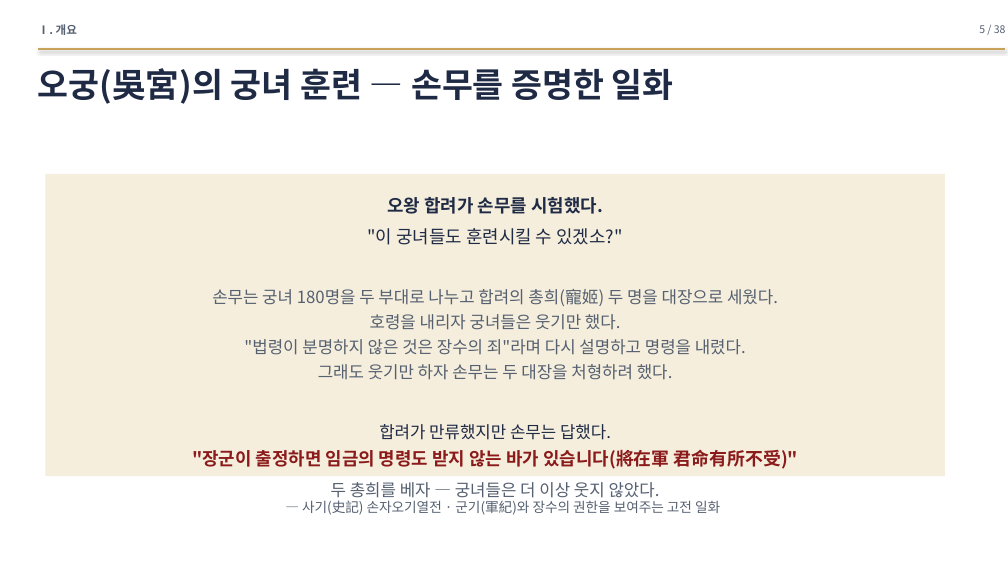
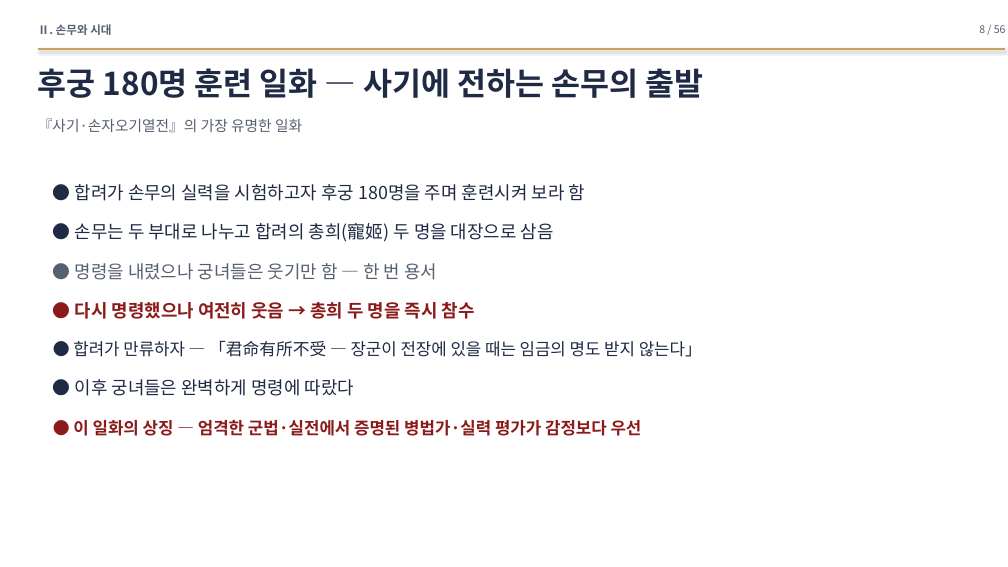
Before and after one commit to hpark1947/Oriental-Classics2, a slide deck: slide 8 of 발표자료/손자병법_발표자료.pptx (slide 5 before the commit). Drawn at 1008x567 pixels with LibreOffice and Linux fonts; fonts in the diff are those of the drawing. Boxes give left, top, right and bottom in pixels: in the first picture for what was removed or moved away, otherwise in the second. Text is boxed around its words. In the diff, an @@ line names an element or a change of style, - is before the commit and + after.

```diff
--- a/발표자료/손자병법_발표자료.pptx
+++ b/발표자료/손자병법_발표자료.pptx
@@ text at [38,24,111,35]: text changed @@
-Ⅰ. 개요
+Ⅱ. 손무와 시대
@@ text at [979,25,1006,33]: text changed @@
-5 / 38
+8 / 56
@@ text at [38,68,704,98]: text changed; size 32 to 30 pt @@
-오궁(吳宮)의 궁녀 훈련 — 손무를 증명한 일화
+후궁 180명 훈련 일화 — 사기에 전하는 손무의 출발
@@ text added at [38,118,302,133], 14 pt, text #556070 @@
+『사기·손자오기열전』의 가장 유명한 일화
@@ rectangle removed at [45,174,945,476] @@
@@ text at [73,184,702,436]: text changed; size 16 to 17 pt; text colour #556070 to #1F2A44 @@
-오왕 합려가 손무를 시험했다.
-"이 궁녀들도 훈련시킬 수 있겠소?"
-손무는 궁녀 180명을 두 부대로 나누고 합려의 총희(寵姬) 두 명을 대장으로 세웠다.
-호령을 내리자 궁녀들은 웃기만 했다.
-"법령이 분명하지 않은 것은 장수의 죄"라며 다시 설명하고 명령을 내렸다.
-그래도 웃기만 하자 손무는 두 대장을 처형하려 했다.
-합려가 만류했지만 손무는 답했다.
-"장군이 출정하면 임금의 명령도 받지 않는 바가 있습니다(將在軍 君命有所不受)"
-두 총희를 베자 — 궁녀들은 더 이상 웃지 않았다.
+● 합려가 손무의 실력을 시험하고자 후궁 180명을 주며 훈련시켜 보라 함
+● 손무는 두 부대로 나누고 합려의 총희(寵姬) 두 명을 대장으로 삼음
+● 명령을 내렸으나 궁녀들은 웃기만 함 — 한 번 용서
+● 다시 명령했으나 여전히 웃음 → 총희 두 명을 즉시 참수
+● 합려가 만류하자 — 「君命有所不受 — 장군이 전장에 있을 때는 임금의 명도 받지 않는다」
+● 이후 궁녀들은 완벽하게 명령에 따랐다
+● 이 일화의 상징 — 엄격한 군법·실전에서 증명된 병법가·실력 평가가 감정보다 우선
@@ text removed at [302,500,720,515] @@
-— 사기(史記) 손자오기열전 · 군기(軍紀)와 장수의 권한을 보여주는 고전 일화
```
Also in this commit, not shown: 7 other slides changed, 48 slides added, 30 slides removed, 1 other file.
